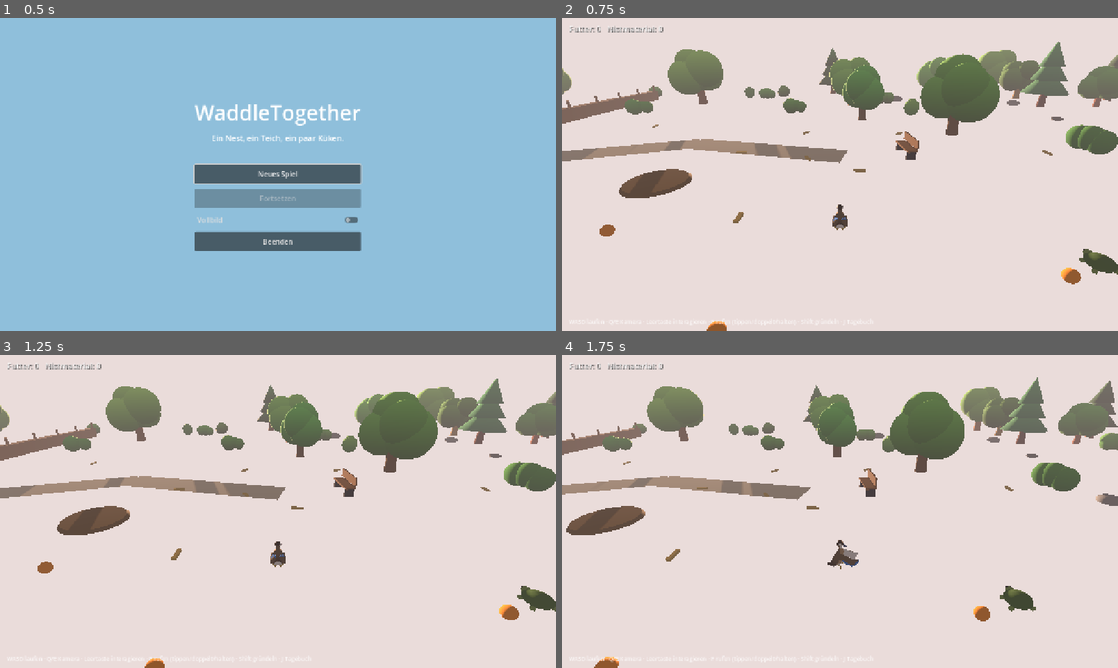
Above: before the commit, frames 1-4 (two rows, left to right).
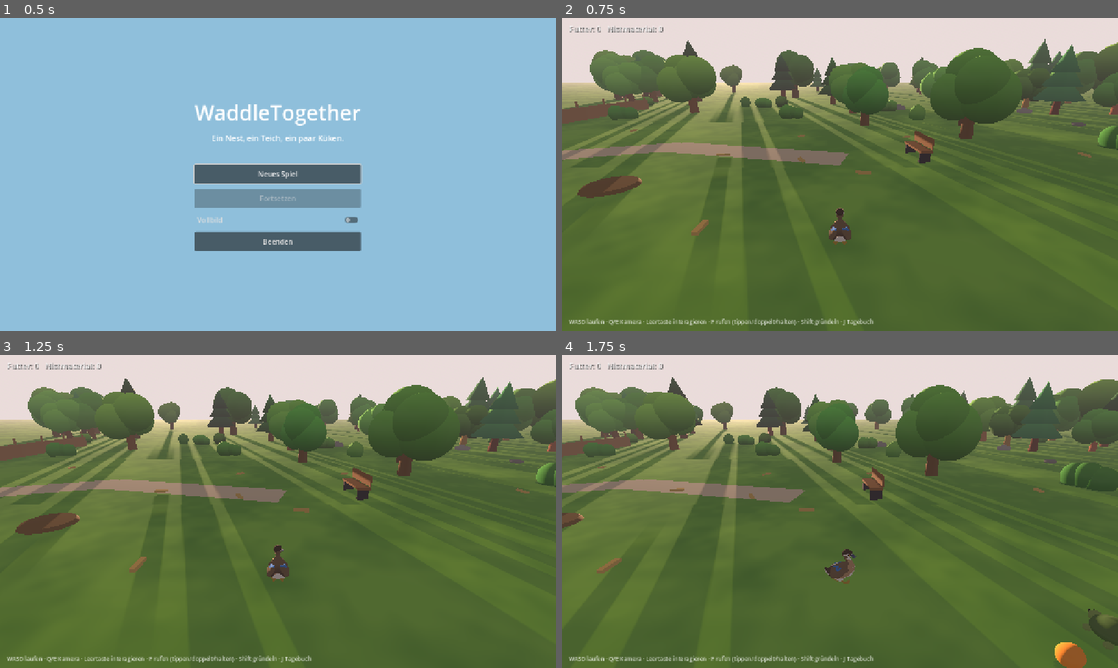
Above: after the commit, the same moments.

Repository: christophrus/WaddleTogether5
Game: Godot game, scene res://game/ui/main_menu.tscn
Two runs of this game, one before a commit and one after it. Both use one fixed random seed, a clock stepped at 60 frames per second and the inputs below.
Inputs:
- Up to frame 1 (0.5 s): no input
- Up to frame 2 (0.75 s): click "Neues Spiel" at 0.5 s
- Up to frame 3 (1.25 s): no input
- Up to frame 4 (1.75 s): hold D (move_right) from 1.28 s (still down); hold Shift (dive) from 1.28 s (still down)

Frame 1 is identical in both runs. In frame 2, 84% of the frame differs, in the area x 0-100%, y 6-100%; in frame 3, 84%; in frame 4, 84%, in the area x 0-100%, y 7-100%.

Commit message:
Visual pass: ground winding, model sizes, sky, pond floating, horizon
Found via screenshots (7.3): the ground mesh was wound CCW and back-face
culled; the sine hash in the ground shader tiled at park-sized coordinates;
the mother floated with only her head above water; the nest and eggs were
sized for a much larger duck. Added a procedural sky driven by Daytime, an
apron and tree belt beyond the walls, a model inspector tool and screenshot
views. Clip mapping now knows Duck_hunt is the dabble and picks the shortest
matching clip name.

Co-Authored-By: Claude Fable 5.1 <noreply@anthropic.com>

Diff:
--- a/game/autoload/daytime.gd
+++ b/game/autoload/daytime.gd
@@ -80,6 +80,13 @@
 		_light.light_color = _light_color.sample(t)
 		_light.light_energy = _light_energy.sample(t)
 	if _env != null:
-		_env.background_color = _sky_color.sample(t)
+		var sky := _sky_color.sample(t)
+		_env.background_color = sky
 		_env.ambient_light_color = _ambient_color.sample(t)
-		_env.fog_light_color = _sky_color.sample(t).lerp(Color.WHITE, 0.3)
+		_env.fog_light_color = sky.lerp(Color.WHITE, 0.3) if not is_night() else sky.darkened(0.2)
+		if _env.sky != null and _env.sky.sky_material is ProceduralSkyMaterial:
+			var m: ProceduralSkyMaterial = _env.sky.sky_material
+			m.sky_top_color = sky.darkened(0.25)
+			m.sky_horizon_color = sky.lerp(Color.WHITE, 0.35)
+			m.ground_horizon_color = sky.lerp(Color.WHITE, 0.35)
+			m.ground_bottom_color = sky.darkened(0.6)
--- a/game/data/growth_stages.tres
+++ b/game/data/growth_stages.tres
@@ -6,21 +6,21 @@
 [sub_resource type="Resource" id="Stage0"]
 script = ExtResource("1")
 stage_name = "Küken"
-scale = 0.5
+scale = 0.85
 color = Color(0.98, 0.88, 0.35, 1)
 feedings_to_grow = 3
 
 [sub_resource type="Resource" id="Stage1"]
 script = ExtResource("1")
 stage_name = "Jungvogel"
-scale = 0.7
+scale = 1.0
 color = Color(0.9, 0.8, 0.45, 1)
 feedings_to_grow = 5
 
 [sub_resource type="Resource" id="Stage2"]
 script = ExtResource("1")
 stage_name = "Flügge"
-scale = 0.9
+scale = 1.15
 color = Color(0.7, 0.58, 0.38, 1)
 feedings_to_grow = 999
 
--- a/game/entities/duck_mother.gd
+++ b/game/entities/duck_mother.gd
@@ -7,8 +7,8 @@
 const SWIM_SPEED := 2.6
 const GRAVITY := 18.0
 const INTERACT_RANGE := 2.3
-const FLOAT_OFFSET := 0.15        # body origin above the water line while floating
-const DABBLE_DEPTH := 0.45        # target depth below the surface, not a velocity (8.B.2)
+const FLOAT_OFFSET := 0.38        # body origin above the water line: a duck sits high, ~1/3 submerged
+const DABBLE_DEPTH := 0.12        # target depth below the surface, not a velocity (8.B.2); the tilt does the rest
 const DABBLE_SECONDS := 3.0
 const GATHER_RANGE := 11.0
 const LOOK_DISTANCE := 4.0
@@ -41,13 +41,15 @@
 	add_to_group("saveable")
 	_park = get_tree().get_first_node_in_group("park")
 	# rotation_degrees in code, never hand-written matrices (8.A.1).
-	spring_arm.position = Vector3(0, 1.2, 0)
-	spring_arm.rotation_degrees = Vector3(-24.0, 0.0, 0.0)
+	spring_arm.position = Vector3(0, 1.0, 0)
+	spring_arm.rotation_degrees = Vector3(-20.0, 0.0, 0.0)
+	spring_arm.spring_length = 5.0
 	spring_arm.add_excluded_object(get_rid())
 	camera_rig.rotation_degrees.y = 180.0  # camera behind a duck facing +Z
 	_build_graybox()
 	var loader = load("res://game/entities/model_loader.gd").new()
 	add_child(loader)
+	# The model already faces +Z (its wide X extent is the wingspan, not its length).
 	_animator = loader.mount(model, "res://assets/models/duck_mother.glb", _graybox, 1.0, 0.0)
 	InputRouter.interact_pressed.connect(_on_interact)
 	InputRouter.call_gesture.connect(_on_call_gesture)
--- a/game/entities/duckling.gd
+++ b/game/entities/duckling.gd
@@ -67,7 +67,8 @@
 	_build_graybox()
 	var loader = load("res://game/entities/model_loader.gd").new()
 	add_child(loader)
-	_animator = loader.mount(model, "res://assets/models/duckling.glb", _graybox, 0.6, 0.0, temperament.color_tint if temperament != null else Color.WHITE)
+	# Same convention as the mother: the model already faces +Z.
+	_animator = loader.mount(model, "res://assets/models/duckling.glb", _graybox, 1.0, 0.0, temperament.color_tint if temperament != null else Color.WHITE)
 	_apply_visuals()
 	state = State.NEST if bool(data["nest_bound"]) else State.FOLLOW
 	if bool(data.get("is_helper", false)):
@@ -113,7 +114,7 @@
 	velocity.x = planar.x
 	velocity.z = planar.z
 	if is_in_water:
-		var target_y: float = _park.WATER_SURFACE_Y + 0.08
+		var target_y: float = _park.WATER_SURFACE_Y + 0.14
 		if state == State.DABBLE:
 			target_y -= 0.2
 		velocity.y = (target_y - global_position.y) * 6.0 - velocity.y * 0.3
@@ -457,7 +458,7 @@
 	if _animator != null:
 		var s := "idle"
 		if state == State.DABBLE: s = "dive"
-		elif state == State.SLEEP: s = "idle"
+		elif state == State.SLEEP: s = "sleep"
 		elif is_in_water: s = "swim"
 		elif flat > 0.05: s = "walk"
 		_animator.set_state(s)
--- a/game/entities/duckling.tscn
+++ b/game/entities/duckling.tscn
@@ -7,8 +7,8 @@
 [ext_resource type="Script" path="res://game/entities/components/learning_component.gd" id="5"]
 
 [sub_resource type="CapsuleShape3D" id="Capsule"]
-radius = 0.18
-height = 0.5
+radius = 0.13
+height = 0.34
 
 [node name="Duckling" type="CharacterBody3D"]
 collision_layer = 8
@@ -19,7 +19,7 @@
 shape = SubResource("Capsule")
 
 [node name="Model" type="Node3D" parent="."]
-transform = Transform3D(1, 0, 0, 0, 1, 0, 0, 0, 1, 0, -0.25, 0)
+transform = Transform3D(1, 0, 0, 0, 1, 0, 0, 0, 1, 0, -0.17, 0)
 
 [node name="Needs" type="Node" parent="."]
 script = ExtResource("2")
--- a/game/entities/model_animator.gd
+++ b/game/entities/model_animator.gd
@@ -1,17 +1,21 @@
 extends Node
 ## Maps clips to logical states by keyword, because models bring their own names
-## ("Duck_walk" vs. "walk"). Movement clips loop; one-shots do not. The dive clip is
-## a seamless full cycle where the duck spends most of the time upside down, so it is
-## looped natively instead of frozen with seek() — freezing killed the leg paddling (8.C.2).
+## ("Duck_walk" vs. "walk", "Duck_hunt" for the dabble). Keywords are tried in priority
+## order and, among clips matching the same keyword, the shortest name wins so
+## "Duck_idle" beats "Duck_idle_swim". Movement clips loop; one-shots do not. The dive
+## clip is a seamless full cycle where the duck spends most of the time upside down, so
+## it is looped natively instead of frozen with seek() — freezing killed the leg
+## paddling (8.C.2).
 
 const KEYWORDS := {
-	"idle": ["idle", "stand", "rest"],
-	"walk": ["walk", "run", "waddle", "move"],
-	"swim": ["swim", "float", "paddle"],
-	"dive": ["dive", "dabble", "eat", "bob", "feed"],
-	"fly": ["fly", "flap", "jump"],
+	"idle": ["stand_idle", "duck_idle", "idle", "stand", "rest"],
+	"walk": ["walk", "waddle", "run", "move"],
+	"swim": ["duck_swim", "swim"],
+	"dive": ["hunt", "dabble", "dive", "sit_wash", "wash", "eat", "feed"],
+	"sleep": ["sleep", "sit_idle", "rest"],
+	"fly": ["flapping", "fly", "flap", "jump"],
 }
-const LOOPING := ["idle", "walk", "swim", "dive"]
+const LOOPING := ["idle", "walk", "swim", "dive", "sleep"]
 
 var player: AnimationPlayer
 var clips: Dictionary = {}   # state -> clip name
@@ -19,15 +23,19 @@
 
 func setup(p: AnimationPlayer) -> void:
 	player = p
-	for clip in p.get_animation_list():
-		var lower := clip.to_lower()
-		for state in KEYWORDS:
-			if clips.has(state):
-				continue
-			for kw in KEYWORDS[state]:
-				if kw in lower:
-					clips[state] = clip
-					break
+	var names: Array = Array(p.get_animation_list())
+	for state in KEYWORDS:
+		for kw in KEYWORDS[state]:
+			var best := ""
+			for clip in names:
+				var lower: String = clip.to_lower()
+				# Match against the part after the last "|" so rig prefixes do not count.
+				var short := lower.get_slice("|", lower.get_slice_count("|") - 1)
+				if kw in short and (best == "" or short.length() < best.get_slice("|", best.get_slice_count("|") - 1).length()):
+					best = clip
+			if best != "":
+				clips[state] = best
+				break
 	for state in clips:
 		var anim := p.get_animation(clips[state])
 		if anim != null:
--- a/game/entities/nest.gd
+++ b/game/entities/nest.gd
@@ -165,7 +165,7 @@
 # --- Keepsakes -----------------------------------------------------------------
 
 func place_keepsake(kind: String, finder: String) -> void:
-	var entry := {"kind": kind, "angle": _rng.randf() * TAU, "radius": _rng.randf_range(1.3, 2.0), "finder": finder}
+	var entry := {"kind": kind, "angle": _rng.randf() * TAU, "radius": _rng.randf_range(0.95, 1.4), "finder": finder}
 	GameState.keepsakes.append(entry)
 	_add_keepsake_visual(entry)
 	EventBus.keepsake_placed.emit(kind, finder)
@@ -205,10 +205,11 @@
 # --- Visual --------------------------------------------------------------------
 
 func _build_visual() -> void:
+	# Sized to a 0.73 m duck: a real nest is about one duck across.
 	var base := CylinderMesh.new()
-	base.top_radius = 1.1
-	base.bottom_radius = 1.2
-	base.height = 0.12
+	base.top_radius = 0.7
+	base.bottom_radius = 0.78
+	base.height = 0.1
 	var b := MeshInstance3D.new()
 	b.mesh = base
 	var bm := StandardMaterial3D.new()
@@ -219,15 +220,15 @@
 	_visual.add_child(b)
 	for i in STAGES:
 		var ring := TorusMesh.new()
-		ring.inner_radius = 0.75 - i * 0.08
-		ring.outer_radius = 1.05 - i * 0.05
+		ring.inner_radius = 0.42 - i * 0.05
+		ring.outer_radius = 0.66 - i * 0.03
 		var mi := MeshInstance3D.new()
 		mi.mesh = ring
 		var m := StandardMaterial3D.new()
 		m.albedo_color = Color(0.72, 0.6, 0.35).darkened(i * 0.08)
 		m.roughness = 1.0
 		mi.material_override = m
-		mi.position.y = 0.16 + i * 0.16
+		mi.position.y = 0.12 + i * 0.1
 		mi.visible = false
 		_visual.add_child(mi)
 		_ring_meshes.append(mi)
@@ -241,16 +242,17 @@
 	var idx := _egg_nodes.size()
 	var mi := MeshInstance3D.new()
 	var s := SphereMesh.new()
-	s.radius = 0.18
-	s.height = 0.44
+	s.radius = 0.09
+	s.height = 0.22
 	mi.mesh = s
 	var mat := ShaderMaterial.new()
 	mat.shader = load("res://game/entities/egg.gdshader")
 	mat.set_shader_parameter("progress", 0.0)
+	mat.set_shader_parameter("half_height", 0.11)
 	# Duplicate goes onto the *same* property the renderer reads (8.D.2).
 	mi.material_override = mat
 	var a := idx * TAU / 4.0
-	mi.position = Vector3(cos(a) * 0.35, 0.4, sin(a) * 0.35)
+	mi.position = Vector3(cos(a) * 0.18, 0.3, sin(a) * 0.18)
 	_eggs_root.add_child(mi)
 	_egg_nodes[id] = mi
 	_progress_mats[id] = mat
--- a/game/world/decoration.gd
+++ b/game/world/decoration.gd
@@ -35,6 +35,24 @@
 	_scatter_lilies(9)
 	_place_anchored("bench", Vector2(-4.0, 14.0))
 	_place_anchored("bench", Vector2(14.0, -4.0))
+	_build_horizon_ring()
+
+## A belt of trees beyond the invisible walls so the world does not end in a hard
+## line against the sky. Decoration only: no collision, no keep-out, not in `placed`.
+func _build_horizon_ring() -> void:
+	var half: float = _park.WORLD_HALF
+	for i in 120:
+		var a := _rng.randf() * TAU
+		var r := _rng.randf_range(half + 3.0, half + 26.0)
+		var p := Vector2(cos(a) * r, sin(a) * r)
+		var root: Node3D = _tree_pine() if _rng.randf() < 0.4 else _tree_round()
+		for body in root.get_children():
+			if body is StaticBody3D:
+				body.queue_free()
+		root.position = Vector3(p.x, 0.0, p.y)
+		root.rotation.y = _rng.randf() * TAU
+		root.scale = Vector3.ONE * _rng.randf_range(1.1, 1.6)
+		add_child(root)
 
 # --- Keep-out ------------------------------------------------------------------
 
@@ -146,7 +164,7 @@
 		"rock": root = _rock()
 		"bench": root = _bench()
 		"reed": root = _reed()
-		"lily": root = _lily(); y = _park.WATER_SURFACE_Y + 0.02
+		"lily": root = _lily(); y = _park.WATER_SURFACE_Y + 0.09  # above the ripple amplitude
 		_: return
 	root.position = Vector3(p.x, y, p.y)
 	root.rotation.y = _rng.randf() * TAU
--- a/game/world/park.gd
+++ b/game/world/park.gd
@@ -59,13 +59,24 @@
 func _build_environment() -> void:
 	var we: WorldEnvironment = $WorldEnvironment
 	environment = Environment.new()
-	environment.background_mode = Environment.BG_COLOR
+	# Procedural sky: Daytime drives its colours, so the sky *is* the clock (5.6).
+	var sky := Sky.new()
+	var sky_mat := ProceduralSkyMaterial.new()
+	sky_mat.sky_top_color = Color(0.35, 0.6, 0.9)
+	sky_mat.sky_horizon_color = Color(0.7, 0.82, 0.95)
+	sky_mat.ground_bottom_color = Color(0.3, 0.45, 0.25)
+	sky_mat.ground_horizon_color = Color(0.7, 0.82, 0.95)
+	sky_mat.sun_angle_max = 20.0
+	sky_mat.sun_curve = 0.15
+	sky.sky_material = sky_mat
+	environment.sky = sky
+	environment.background_mode = Environment.BG_SKY
 	environment.background_color = Color(0.55, 0.75, 0.95)
 	environment.ambient_light_source = Environment.AMBIENT_SOURCE_COLOR
 	environment.ambient_light_color = Color(0.7, 0.8, 0.9)
 	environment.ambient_light_energy = 0.6
 	environment.fog_enabled = true
-	environment.fog_density = 0.004
+	environment.fog_density = 0.0012
 	environment.fog_light_color = Color(0.75, 0.85, 0.95)
 	environment.tonemap_mode = Environment.TONE_MAPPER_FILMIC
 	we.environment = environment
@@ -102,6 +113,24 @@
 	mi.material_override = mat
 	body.add_child(mi)
 
+	# Visual apron past the walls (four strips, so nothing covers the pond bowl), same
+	# shader, so the horizon is grass rather than void.
+	var reach := WORLD_HALF * 3.0
+	var strips := [
+		[Vector2(WORLD_HALF * 2.0 + reach * 2.0, reach), Vector3(0, 0, -WORLD_HALF - reach / 2.0)],
+		[Vector2(WORLD_HALF * 2.0 + reach * 2.0, reach), Vector3(0, 0, WORLD_HALF + reach / 2.0)],
+		[Vector2(reach, WORLD_HALF * 2.0), Vector3(-WORLD_HALF - reach / 2.0, 0, 0)],
+		[Vector2(reach, WORLD_HALF * 2.0), Vector3(WORLD_HALF + reach / 2.0, 0, 0)],
+	]
+	for s in strips:
+		var apron := MeshInstance3D.new()
+		var apron_mesh := PlaneMesh.new()
+		apron_mesh.size = s[0]
+		apron.mesh = apron_mesh
+		apron.material_override = mat
+		apron.position = s[1] + Vector3(0, -0.02, 0)
+		terrain.add_child(apron)
+
 	# Invisible walls at the world rim so nobody waddles into the void.
 	for side in [Vector3(1, 0, 0), Vector3(-1, 0, 0), Vector3(0, 0, 1), Vector3(0, 0, -1)]:
 		var wall := StaticBody3D.new()
@@ -126,8 +155,10 @@
 			var p10 := Vector3(x0 + 1, ground_height(x0 + 1, z0), z0)
 			var p01 := Vector3(x0, ground_height(x0, z0 + 1), z0 + 1)
 			var p11 := Vector3(x0 + 1, ground_height(x0 + 1, z0 + 1), z0 + 1)
-			for tri in [[p00, p01, p10], [p10, p01, p11]]:
-				var n: Vector3 = (tri[1] - tri[0]).cross(tri[2] - tri[0]).normalized()
+			# Godot front faces are wound *clockwise*; CCW here renders the ground invisible
+			# from above (back-face culled). Normal is computed from the CCW edge order.
+			for tri in [[p00, p10, p01], [p10, p11, p01]]:
+				var n: Vector3 = (tri[2] - tri[0]).cross(tri[1] - tri[0]).normalized()
 				if n.y < 0.0:
 					n = -n
 				for v in tri:
--- a/game/world/shaders/ground.gdshader
+++ b/game/world/shaders/ground.gdshader
@@ -11,8 +11,15 @@
 
 varying vec3 world_pos;
 
+// Integer hash: the classic fract(sin(...)*43758) loses precision at park-sized
+// world coordinates and breaks into axis-aligned tiles.
 float hash(vec2 p) {
-	return fract(sin(dot(p, vec2(127.1, 311.7))) * 43758.5453);
+	uvec2 q = uvec2(ivec2(floor(p)) + ivec2(4096)) * uvec2(1597334677u, 3812015801u);
+	uint n = (q.x ^ q.y) * 1597334677u;
+	n ^= n >> 16u;
+	n *= 2246822519u;
+	n ^= n >> 13u;
+	return float(n & 0x00FFFFFFu) / 16777215.0;
 }
 
 float value_noise(vec2 p) {
@@ -31,8 +38,11 @@
 }
 
 void fragment() {
-	float n = value_noise(world_pos.xz * noise_scale) * 0.6 + value_noise(world_pos.xz * noise_scale * 3.1) * 0.4;
-	vec3 grass = mix(color_a, color_b, smoothstep(0.35, 0.65, n));
+	// Three octaves, blended linearly: a hard smoothstep on one octave read as tiles.
+	float n = value_noise(world_pos.xz * noise_scale) * 0.5
+	        + value_noise(world_pos.xz * noise_scale * 2.7 + 13.0) * 0.3
+	        + value_noise(world_pos.xz * noise_scale * 7.3 + 41.0) * 0.2;
+	vec3 grass = mix(color_a, color_b, clamp((n - 0.3) / 0.4, 0.0, 1.0));
 	// Sandy shore where the bowl dips below the waterline.
 	float sand = smoothstep(sand_height + 0.15, sand_height - 0.25, world_pos.y);
 	ALBEDO = mix(grass, color_sand, sand);
--- /dev/null
+++ b/tools/inspect_model.gd
@@ -0,0 +1,58 @@
+extends Node
+## Prints the merged AABB, mesh materials and animation clips of the two duck models.
+##   godot --headless --path . res://tools/inspect_model.tscn
+## "Understand the clip before touching it" (8.C.2) starts with knowing what is there.
+
+func _ready() -> void:
+	for path in ["res://assets/models/duck_mother.glb", "res://assets/models/duckling.glb"]:
+		print("=== ", path)
+		if not ResourceLoader.exists(path):
+			print("  missing")
+			continue
+		var inst: Node3D = load(path).instantiate()
+		add_child(inst)
+		var aabb := _merged_aabb(inst, inst)
+		print("  aabb: pos=%s size=%s  (height %.3f, length z %.3f, width x %.3f)" % [aabb.position, aabb.size, aabb.size.y, aabb.size.z, aabb.size.x])
+		_dump(inst, inst, 1)
+		inst.queue_free()
+	get_tree().quit()
+
+func _merged_aabb(node: Node, root: Node3D) -> AABB:
+	var result := AABB()
+	var first := true
+	var stack: Array = [node]
+	while not stack.is_empty():
+		var n: Node = stack.pop_back()
+		if n is MeshInstance3D and n.mesh != null:
+			var xf: Transform3D = root.global_transform.affine_inverse() * n.global_transform
+			var a: AABB = xf * n.mesh.get_aabb()
+			if first:
+				result = a
+				first = false
+			else:
+				result = result.merge(a)
+		for c in n.get_children():
+			stack.append(c)
+	return result
+
+func _dump(node: Node, root: Node3D, depth: int) -> void:
+	var pad := "  ".repeat(depth)
+	var info := "%s%s (%s)" % [pad, node.name, node.get_class()]
+	if node is MeshInstance3D and node.mesh != null:
+		info += " surfaces=%d" % node.mesh.get_surface_count()
+		for s in node.mesh.get_surface_count():
+			var m: Material = node.get_active_material(s)
+			if m is StandardMaterial3D:
+				info += " [mat%d albedo=%s tex=%s vcol=%s]" % [s, m.albedo_color, m.albedo_texture != null, m.vertex_color_use_as_albedo]
+			else:
+				info += " [mat%d %s]" % [s, m]
+		var arrays: Array = node.mesh.surface_get_arrays(0)
+		var colors = arrays[Mesh.ARRAY_COLOR]
+		info += " has_vertex_colors=%s" % (colors != null and colors.size() > 0)
+	if node is AnimationPlayer:
+		for clip in node.get_animation_list():
+			var a: Animation = node.get_animation(clip)
+			info += "\n%s  clip '%s' length=%.2f loop=%d" % [pad, clip, a.length, a.loop_mode]
+	print(info)
+	for c in node.get_children():
+		_dump(c, root, depth + 1)
--- /dev/null
+++ b/tools/inspect_model.tscn
@@ -0,0 +1,6 @@
+[gd_scene load_steps=2 format=3]
+
+[ext_resource type="Script" path="res://tools/inspect_model.gd" id="1"]
+
+[node name="InspectModel" type="Node"]
+script = ExtResource("1")
--- a/tools/screenshot.gd
+++ b/tools/screenshot.gd
@@ -28,7 +28,21 @@
 			d.state = d.State.FOLLOW
 	match view:
 		"nest": park.mother.teleport(park.nest.global_position + Vector3(2.5, 0.6, 3.0))
+		"brood":
+			# Close-up of mother and brood at the nest.
+			# Camera looks +Z from behind the mother, so the brood goes *ahead* of her.
+			park.mother.teleport(park.nest.global_position + Vector3(0.0, 0.6, -1.2))
+			park.mother.spring_arm.spring_length = 2.4
+			park.mother.spring_arm.rotation_degrees.x = -30.0
+			var i := 0
+			for d in park.ducklings():
+				d.teleport(park.nest.global_position + Vector3(-0.6 + 0.6 * i, 0.4, 0.2 + 0.3 * (i % 2)))
+				d.follow.speed = 0.0
+				i += 1
 		"pond": park.mother.teleport(park.POND_CENTER + Vector3(0, 0.6, 2.0))
+		"ground":
+			park.mother.spring_arm.spring_length = 3.5
+			park.mother.spring_arm.rotation_degrees.x = -55.0
 		"meadow": park.mother.teleport(Vector3(17.0, 0.6, 2.0))
 		"forest": park.mother.teleport(Vector3(0.0, 0.6, -19.0))
 		"night":
